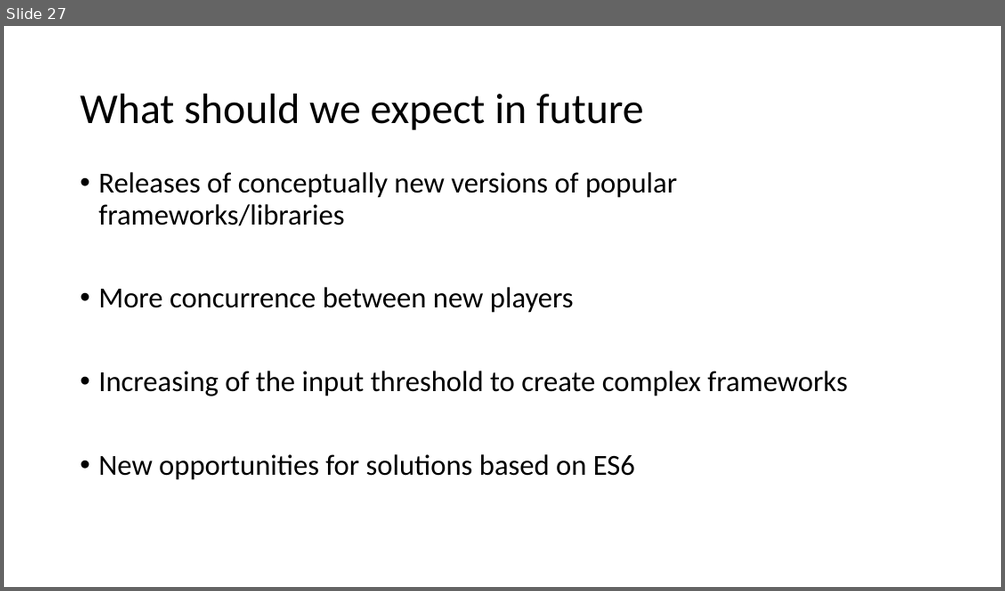
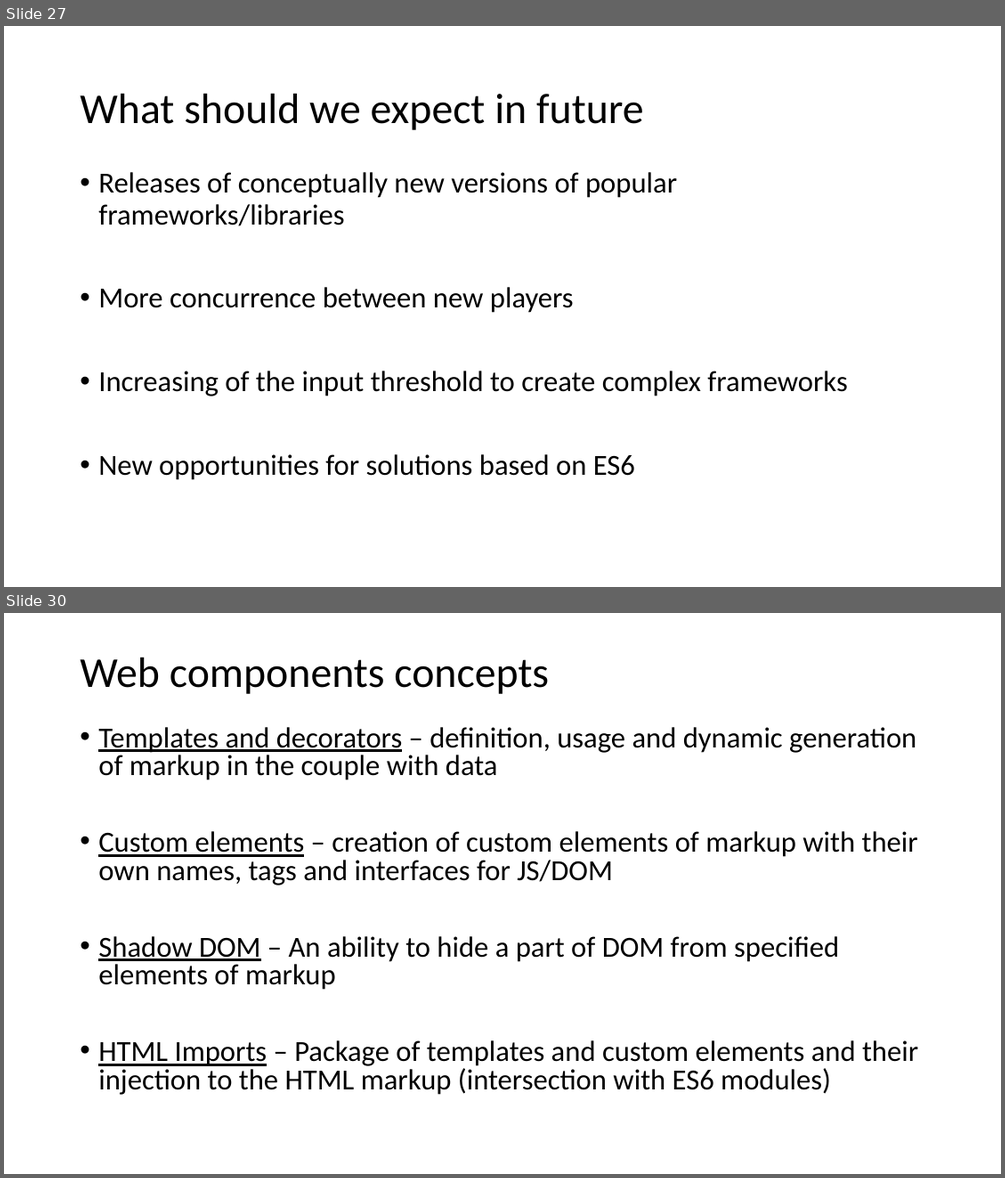
Before and after one commit to vba/presentations, a slide deck: 2015.js/JavaScript trends 2015.pptx. Shown one above the other, each under a label of ours: slide 27 before the commit, slides 27 and 30 after it; the slides between them are not shown. The pictures are 1005x591 and 1005x1178 pixels, drawn with LibreOffice and Linux fonts; fonts in the diff are those of the drawing. Boxes give left, top, right and bottom in pixels: in the first picture for what was removed or moved away, otherwise in the second. Text is boxed around its words. In the diff, an @@ line names an element or a change of style, - is before the commit and + after.

```diff
--- a/2015.js/JavaScript trends 2015.pptx
+++ b/2015.js/JavaScript trends 2015.pptx
@@ slide 30 added at <box>4,613,1001,1174</box>, background #FFFFFF @@
@@ title added at <box>80,657,549,694</box>, 41 pt, text #000000 @@
+Web components concepts
@@ text added at <box>98,727,918,1094</box>, 28 pt, text #000000 @@
+• Templates and decorators – definition, usage and dynamic generation of markup in the couple with data
+• Custom elements – creation of custom elements of markup with their own names, tags and interfaces for JS/DOM
+• Shadow DOM – An ability to hide a part of DOM from specified elements of markup
+• HTML Imports – Package of templates and custom elements and their injection to the HTML markup (intersection with ES6 modules)
```
Also in this commit, not shown: 7 slides changed, 18 other slides added, 4 slides removed.
